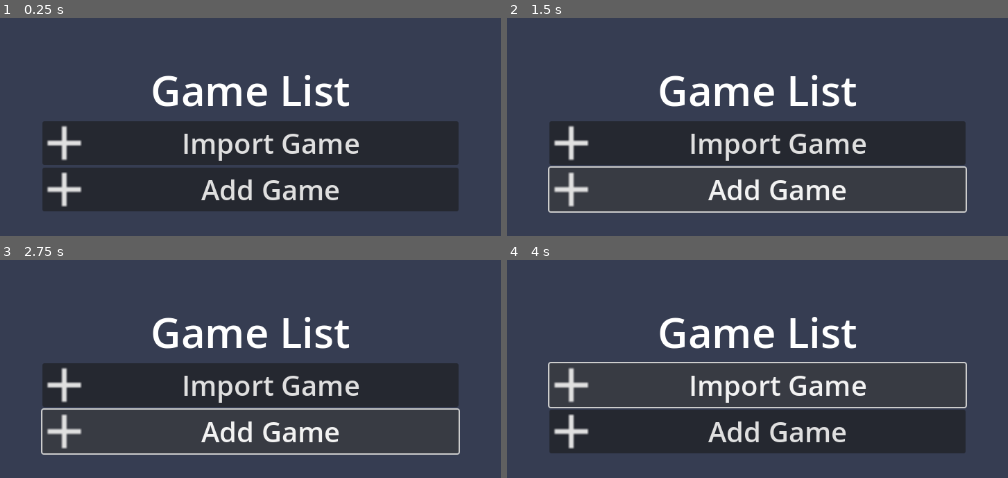
Above: before the commit, frames 1-4 (two rows, left to right).
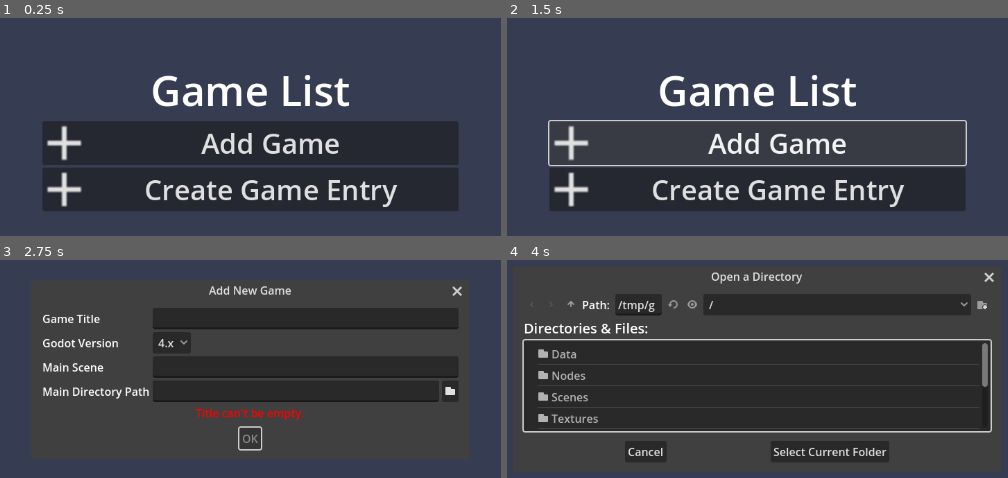
Above: after the commit, the same moments.

Repository: KoBeWi/Godot-Universal-Mod-Manager
Game: Godot game, scene res://Scenes/Main.tscn
The game is run twice, just before and just after one commit, with the same random seed, the same clock (stepped at 60 frames per second) and the same inputs.
Inputs (mouse positions are in pixels of both pictures, inside the frame that each line leads up to; where the layout moved, square brackets give the same spot in the first picture):
- Up to frame 1 (0.25 s): no input
- Up to frame 2 (1.5 s): click "Import Game" (after the commit: "Add Game") at 0.5 s; click "Add Game" at 1.25 s
- Up to frame 3 (2.75 s): click "Add Game" (after the commit: "Create Game Entry") at 2 s
- Up to frame 4 (4 s): click (677, 342) at 2.75 s, where only the run after the commit has a clickable "4.x"; click (957, 390) [757, 384] at 3.5 s

The runs differ from the first frame. In frame 1, 4.1% of the frame differs, in the area x 29-80%, y 52-87%; in frame 2, 7.1%; in frame 3, 23%; in frame 4, 49%, in the area x 2-98%, y 5-94%.

Commit message:
Some work

Diff:
--- /dev/null
+++ b/Scenes/Main.gd
@@ -0,0 +1,51 @@
+extends VBoxContainer
+
+enum {DIRECTORY_CREATE_GAME, DIRECTORY_ADD_GAME, DIRECTORY_ADD_DESCRIPTIOR}
+var directory_mode: int = -1
+
+func on_create_game_entry() -> void:
+	%CreateTitle.clear()
+	%CreateScene.clear()
+	%CreateDirectory.clear()
+
+	$CreateGame.reset_size()
+	$CreateGame.popup_centered()
+
+func validate_create() -> void:
+	if %CreateTitle.text.is_empty():
+		set_create_error("Title can't be empty.")
+		return
+
+	if %CreateScene.text.is_empty():
+		set_create_error("Scene can't be empty.")
+		return
+
+	if not %CreateScene.text.begins_with("res://") or not %CreateScene.text.get_extension() in ["tscn", "scn"]:
+		set_create_error("Scene path needs to point to a scn/tscn file inside res://.")
+		return
+
+	if %CreateDirectory.text.is_empty():
+		set_create_error("Game directory can't be empty.")
+		return
+
+	if DirAccess.get_files_at(%CreateDirectory.text).is_empty():
+		set_create_error("The provided directory does not contain any files.")
+		return
+
+	set_create_error("")
+
+func set_create_error(error: String):
+	%CreateError.text = error
+	$CreateGame.get_ok_button().disabled = not error.is_empty()
+
+func create_pick_directory() -> void:
+	directory_mode = DIRECTORY_CREATE_GAME
+	$FileDialog.popup_centered_ratio(0.4)
+
+func on_directory_selected(dir: String) -> void:
+	match directory_mode:
+		DIRECTORY_CREATE_GAME:
+			%CreateDirectory.text = dir
+
+func create_game_entry() -> void:
+	pass # Replace with function body.
--- a/Scenes/Main.tscn
+++ b/Scenes/Main.tscn
@@ -1,6 +1,8 @@
-[gd_scene load_steps=2 format=3 uid="uid://jykr2g2kil0d"]
+[gd_scene load_steps=4 format=3 uid="uid://jykr2g2kil0d"]
 
+[ext_resource type="Script" path="res://Scenes/Main.gd" id="1_tstig"]
 [ext_resource type="Texture2D" uid="uid://s0pfm6agi7gy" path="res://Textures/Add.svg" id="1_ypae8"]
+[ext_resource type="Texture2D" uid="uid://cgdl6ls80n328" path="res://Textures/Folder.svg" id="3_76pst"]
 
 [node name="Main" type="VBoxContainer"]
 anchors_preset = 15
@@ -9,6 +11,7 @@
 grow_horizontal = 2
 grow_vertical = 2
 alignment = 1
+script = ExtResource("1_tstig")
 metadata/_edit_vertical_guides_ = []
 metadata/_edit_lock_ = true
 
@@ -26,7 +29,7 @@
 custom_minimum_size = Vector2(600, 0)
 layout_mode = 2
 theme_override_font_sizes/font_size = 40
-text = "Import Game"
+text = "Add Game"
 icon = ExtResource("1_ypae8")
 expand_icon = true
 
@@ -34,6 +37,92 @@
 custom_minimum_size = Vector2(600, 0)
 layout_mode = 2
 theme_override_font_sizes/font_size = 40
-text = "Add Game"
+text = "Create Game Entry"
 icon = ExtResource("1_ypae8")
 expand_icon = true
+
+[node name="CreateGame" type="AcceptDialog" parent="."]
+title = "Add New Game"
+size = Vector2i(616, 357)
+
+[node name="VBoxContainer2" type="VBoxContainer" parent="CreateGame"]
+offset_left = 8.0
+offset_top = 8.0
+offset_right = 608.0
+offset_bottom = 308.0
+
+[node name="VBoxContainer" type="GridContainer" parent="CreateGame/VBoxContainer2"]
+custom_minimum_size = Vector2(600, 0)
+layout_mode = 2
+columns = 2
+
+[node name="Label" type="Label" parent="CreateGame/VBoxContainer2/VBoxContainer"]
+layout_mode = 2
+text = "Game Title"
+
+[node name="CreateTitle" type="LineEdit" parent="CreateGame/VBoxContainer2/VBoxContainer"]
+unique_name_in_owner = true
+layout_mode = 2
+size_flags_horizontal = 3
+
+[node name="Label2" type="Label" parent="CreateGame/VBoxContainer2/VBoxContainer"]
+layout_mode = 2
+text = "Godot Version"
+
+[node name="CreateVersion" type="OptionButton" parent="CreateGame/VBoxContainer2/VBoxContainer"]
+unique_name_in_owner = true
+layout_mode = 2
+size_flags_horizontal = 0
+item_count = 3
+selected = 2
+popup/item_0/text = "2.x"
+popup/item_0/id = 0
+popup/item_1/text = "3.x"
+popup/item_1/id = 1
+popup/item_2/text = "4.x"
+popup/item_2/id = 2
+
+[node name="Label3" type="Label" parent="CreateGame/VBoxContainer2/VBoxContainer"]
+layout_mode = 2
+text = "Main Scene"
+
+[node name="CreateScene" type="LineEdit" parent="CreateGame/VBoxContainer2/VBoxContainer"]
+unique_name_in_owner = true
+layout_mode = 2
+size_flags_horizontal = 3
+
+[node name="Label4" type="Label" parent="CreateGame/VBoxContainer2/VBoxContainer"]
+layout_mode = 2
+text = "Main Directory Path"
+
+[node name="HBoxContainer" type="HBoxContainer" parent="CreateGame/VBoxContainer2/VBoxContainer"]
+layout_mode = 2
+
+[node name="CreateDirectory" type="LineEdit" parent="CreateGame/VBoxContainer2/VBoxContainer/HBoxContainer"]
+unique_name_in_owner = true
+layout_mode = 2
+size_flags_horizontal = 3
+
+[node name="Button" type="Button" parent="CreateGame/VBoxContainer2/VBoxContainer/HBoxContainer"]
+layout_mode = 2
+icon = ExtResource("3_76pst")
+
+[node name="CreateError" type="Label" parent="CreateGame/VBoxContainer2"]
+unique_name_in_owner = true
+layout_mode = 2
+theme_override_colors/font_color = Color(1, 0, 0, 1)
+horizontal_alignment = 1
+
+[node name="FileDialog" type="FileDialog" parent="."]
+title = "Open a Directory"
+ok_button_text = "Wybierz bieżący katalog"
+file_mode = 2
+access = 2
+
+[connection signal="pressed" from="VBoxContainer/Button2" to="." method="on_create_game_entry"]
+[connection signal="confirmed" from="CreateGame" to="." method="create_game_entry"]
+[connection signal="text_changed" from="CreateGame/VBoxContainer2/VBoxContainer/CreateTitle" to="." method="validate_create" unbinds=1]
+[connection signal="text_changed" from="CreateGame/VBoxContainer2/VBoxContainer/CreateScene" to="." method="validate_create" unbinds=1]
+[connection signal="text_changed" from="CreateGame/VBoxContainer2/VBoxContainer/HBoxContainer/CreateDirectory" to="." method="validate_create" unbinds=1]
+[connection signal="pressed" from="CreateGame/VBoxContainer2/VBoxContainer/HBoxContainer/Button" to="." method="create_pick_directory"]
+[connection signal="dir_selected" from="FileDialog" to="." method="on_directory_selected"]
--- /dev/null
+++ b/Textures/Folder.svg
@@ -0,0 +1 @@
+<svg height="16" viewBox="0 0 16 16" width="16" xmlns="http://www.w3.org/2000/svg"><path d="m2 2a1 1 0 0 0 -1 1v2 6 2a1 1 0 0 0 1 1h12a1 1 0 0 0 1-1v-7a1 1 0 0 0 -1-1h-4a1 1 0 0 1 -1-1v-1a1 1 0 0 0 -1-1z" fill="#e0e0e0"/></svg>
--- a/project.godot
+++ b/project.godot
@@ -14,6 +14,10 @@
 run/main_scene="res://Scenes/Main.tscn"
 config/features=PackedStringArray("4.0")
 
+[display]
+
+window/subwindows/embed_subwindows=false
+
 [rendering]
 
 environment/defaults/default_clear_color=Color(0.211765, 0.239216, 0.321569, 1)
Not shown, added: Textures/Folder.svg.import
